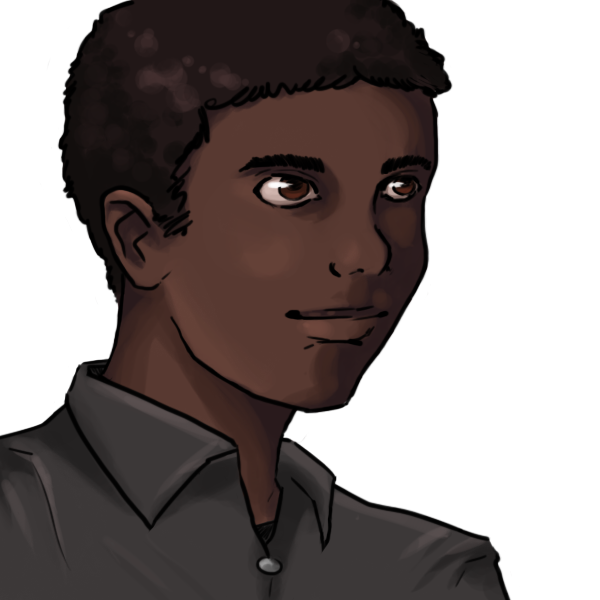
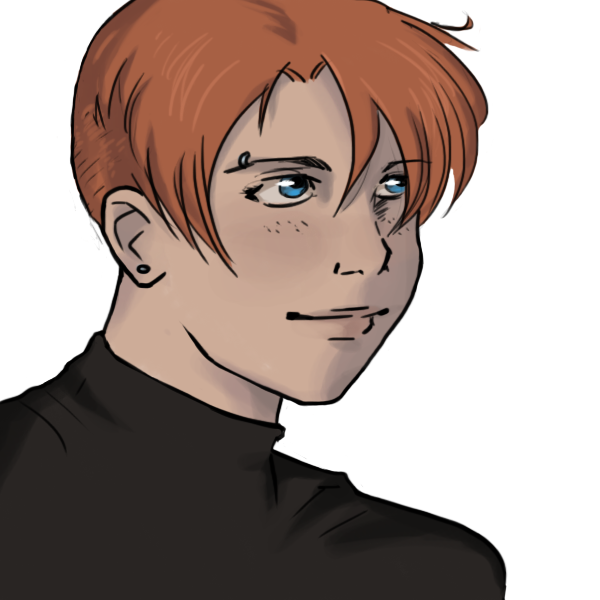
Layers edited between the first and the second 600x600 image:
showed "6", painted on it over [0, 0, 508, 600]
added layer "Layer 16" above "5" over [0, 0, 512, 600]
hid "2" over [0, 0, 512, 600]
hid "Layer 8" over [0, 0, 512, 600]
hid "Background" over [0, 0, 512, 600]
